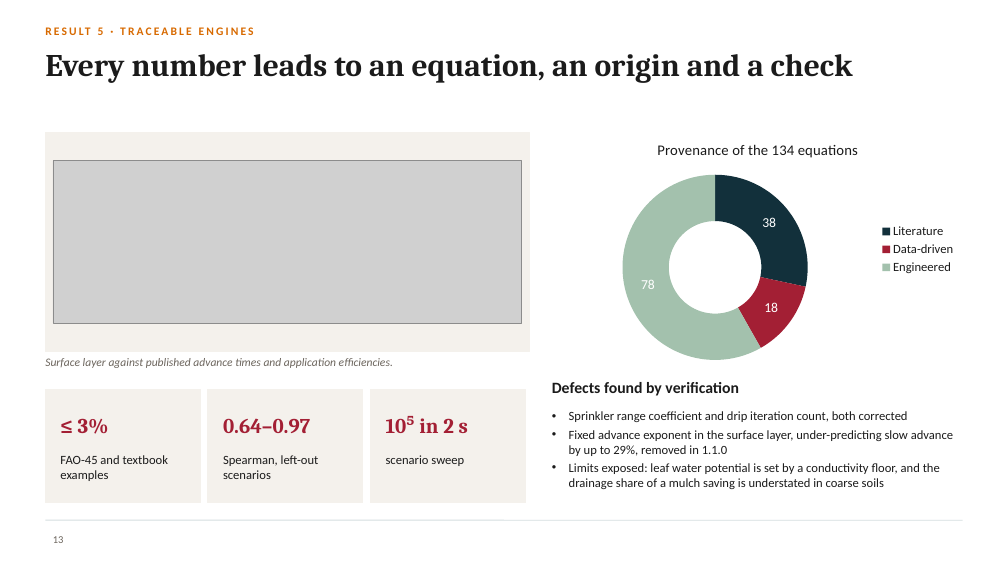
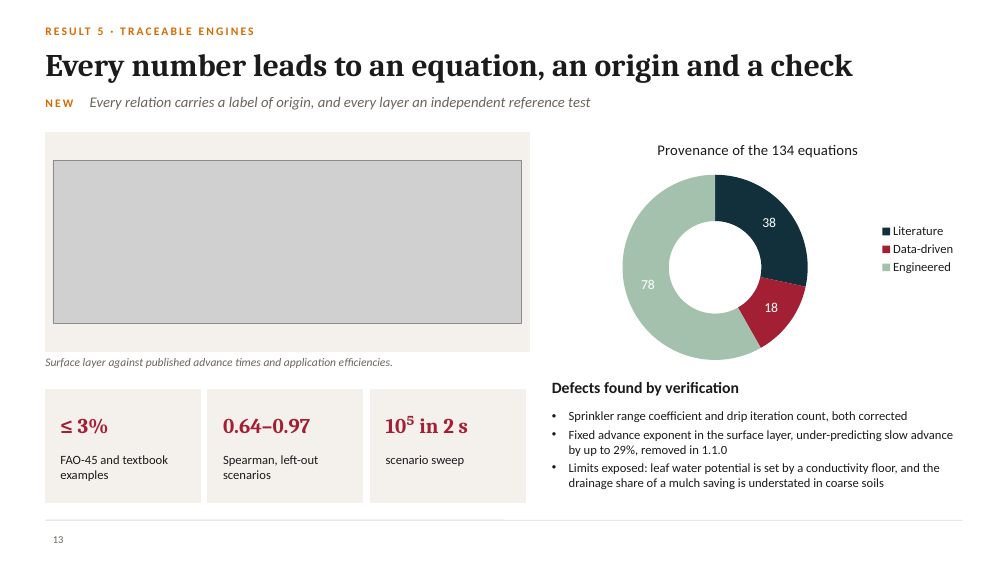
Before and after one commit to halilunaziru73-creator/Coupled-Water-Fluxes-Pore-Scale-Dynamics-Precision-Irrigation-Mulching-Feedback-Loops, a slide deck: slide 13 of Manuscripts/pdf/Supplementary/SWAFL_Presentation.pptx. Drawn at 1008x567 pixels with LibreOffice and Linux fonts; fonts in the diff are those of the drawing; grey boxes stand for pictures; background and template pictures are left out. Boxes give left, top, right and bottom in pixels: in the first picture for what was removed or moved away, otherwise in the second. Text is boxed around its words. In the diff, an @@ line names an element or a change of style, - is before the commit and + after.

```diff
--- a/Manuscripts/pdf/Supplementary/SWAFL_Presentation.pptx
+++ b/Manuscripts/pdf/Supplementary/SWAFL_Presentation.pptx
@@ text added at (45,97,590,110), 14 pt, text #6B645C, italic @@
+NEW Every relation carries a label of origin, and every layer an independent reference test
```
Also in this commit, not shown: 10 other slides changed.
